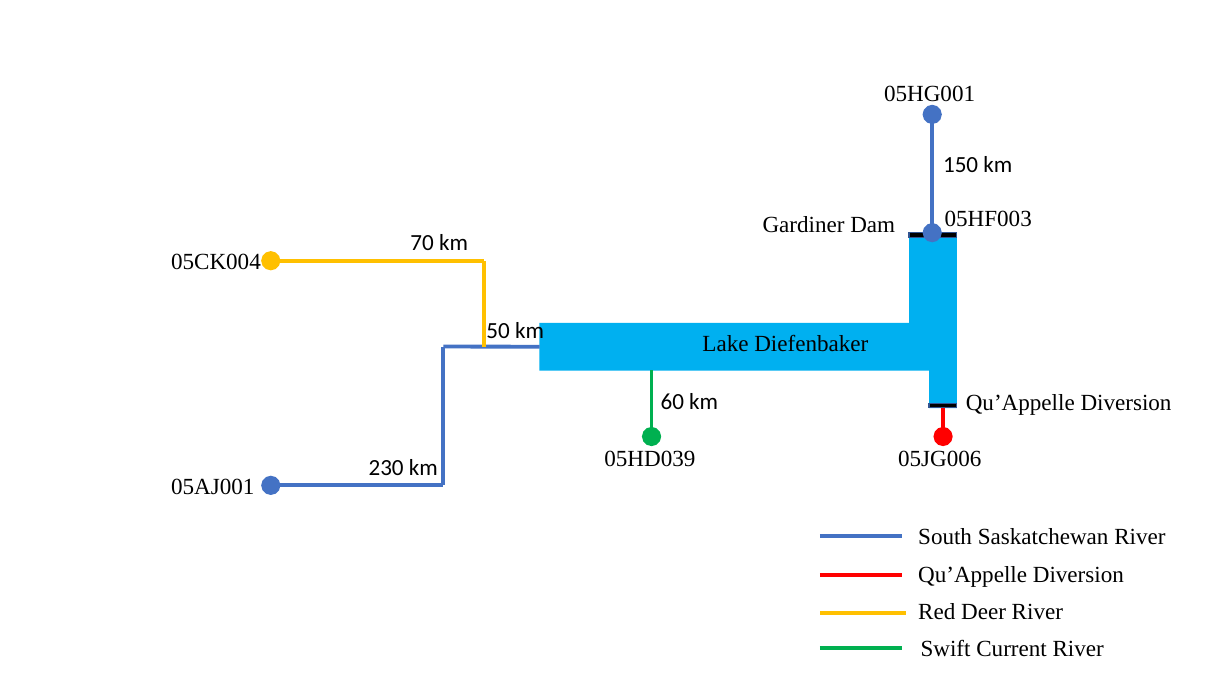
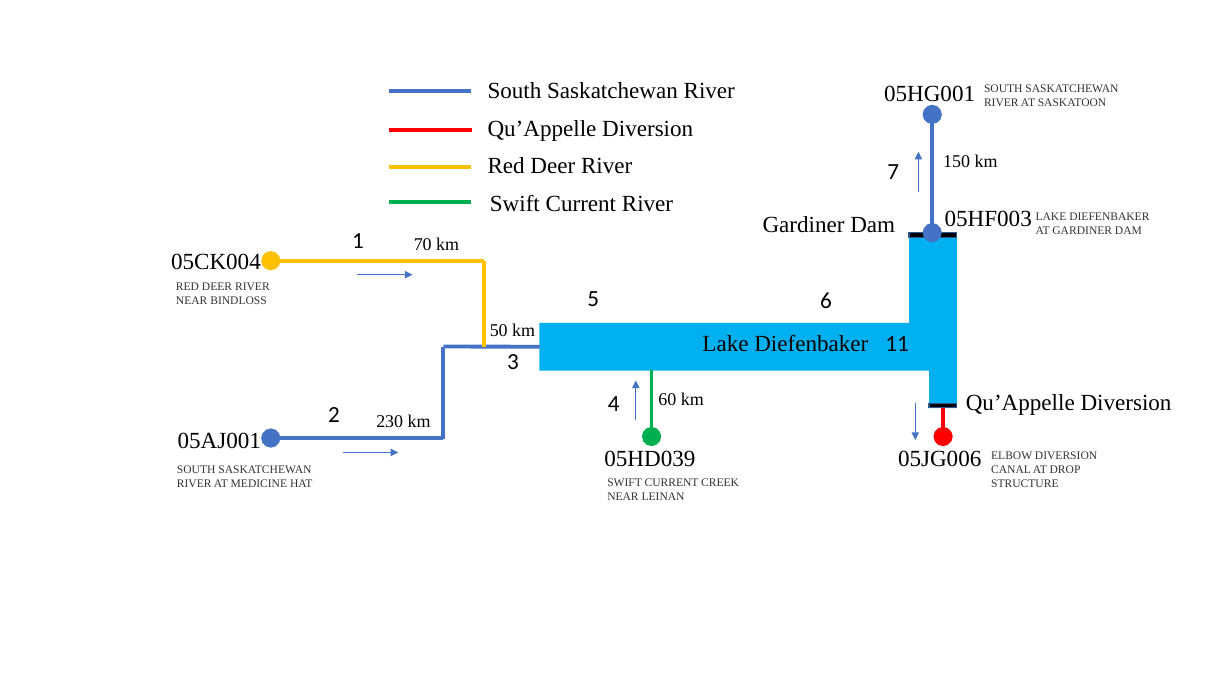
Before and after one commit to ShervanGharari/mizuRoute_Diefenbaker, a slide deck: slide 2 of fig/Fgiure_7.pptx. Drawn at 1232x693 pixels with LibreOffice and Linux fonts; fonts in the diff are those of the drawing. Boxes give left, top, right and bottom in pixels: in the first picture for what was removed or moved away, otherwise in the second. Text is boxed around its words. In the diff, an @@ line names an element or a change of style, - is before the commit and + after.

```diff
--- a/fig/Fgiure_7.pptx
+++ b/fig/Fgiure_7.pptx
@@ text added at <box>984,84,1107,106</box>, 9 pt, text #333333 @@
+SOUTH SASKATCHEWAN
+RIVER AT SASKATOON
@@ 4 texts, 3 lines: place and size @@
-4 texts, 3 lines at <box>820,528,1165,657</box>
+4 texts, 3 lines at <box>389,82,735,212</box>
@@ line moved from (906, 613) - (820, 613) to (471, 167) - (389, 167) @@
@@ text added at <box>887,164,899,179</box>, 18 pt, text #000000 @@
+7
@@ arrow added from (919, 191) to (919, 152), #4472C4 0.5 pt @@
@@ text added at <box>352,233,364,248</box>, 18 pt, text #000000 @@
+1
@@ text added at <box>702,226,1142,352</box>, 9 pt, text #333333 @@
+LAKE DIEFENBAKER
+AT GARDINER DAM
@@ text added at <box>176,282,270,304</box>, 9 pt, text #333333 @@
+RED DEER RIVER
+NEAR BINDLOSS
@@ arrow added from (358, 274) to (412, 274), #4472C4 0.5 pt @@
@@ text added at <box>587,291,599,306</box>, 18 pt, text #000000 @@
+5
@@ text added at <box>820,292,832,308</box>, 18 pt, text #000000 @@
+6
@@ line moved from (444, 347) - (444, 485) to (444, 347) - (444, 439) @@
@@ text added at <box>507,354,519,369</box>, 18 pt, text #000000 @@
+3
@@ text added at <box>885,336,908,351</box>, 18 pt, text #000000 @@
+11
@@ arrow added from (636, 421) to (636, 381), #4472C4 0.5 pt @@
@@ text added at <box>328,407,340,422</box>, 18 pt, text #000000 @@
+2
@@ size 18 to 14 pt, font Calibri to Times New Roman in 5 elements at <box>414,237,459,250</box>, <box>490,323,535,336</box>, <box>658,392,704,405</box>, <box>943,154,998,167</box>, <box>376,414,431,427</box> @@
@@ text "230 km": place and size @@
-text "230 km" at <box>369,459,438,475</box>
+text "230 km" at <box>376,414,431,427</box>
@@ text added at <box>608,396,620,411</box>, 18 pt, text #000000 @@
+4
@@ arrow added from (916, 403) to (916, 440), #4472C4 0.5 pt @@
@@ text "05AJ001": place and size @@
-text "05AJ001" at <box>171,478,254,495</box>
+text "05AJ001" at <box>178,432,261,449</box>
@@ arrow moved from (271, 485) - (444, 485) to (271, 438) - (444, 438) @@
@@ text added at <box>177,465,312,487</box>, 9 pt, text #333333 @@
+SOUTH SASKATCHEWAN
+RIVER AT MEDICINE HAT
@@ arrow added from (343, 453) to (398, 453), #4472C4 0.5 pt @@
@@ text added at <box>607,478,739,500</box>, 9 pt, text #333333 @@
+SWIFT CURRENT CREEK NEAR LEINAN
@@ text added at <box>991,451,1081,487</box>, 9 pt, text #333333 @@
+ELBOW DIVERSION
+CANAL AT DROP
+STRUCTURE
```
Also in this commit, not shown: 1 slide removed, 3 other files.
